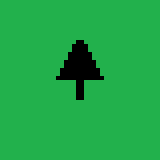
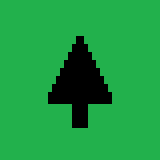
Before/after of a 160 × 160 layered artwork. What changed in the layer stack:
painted on "park.png" over [48, 36, 112, 128]
